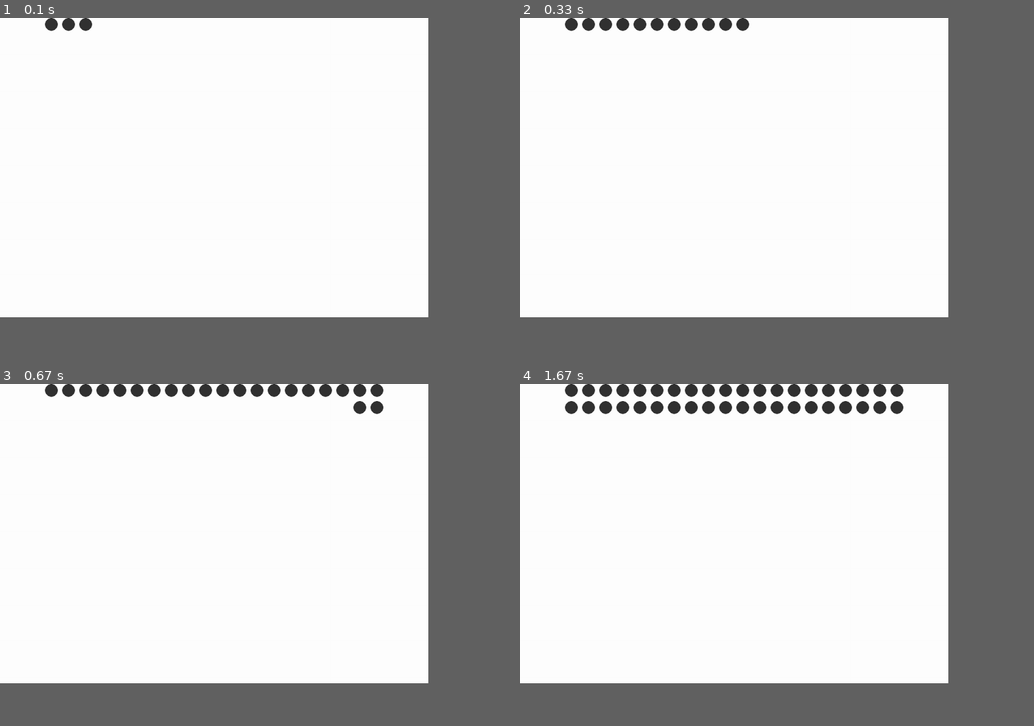
Above: before the commit, frames 1-4 (two rows, left to right).
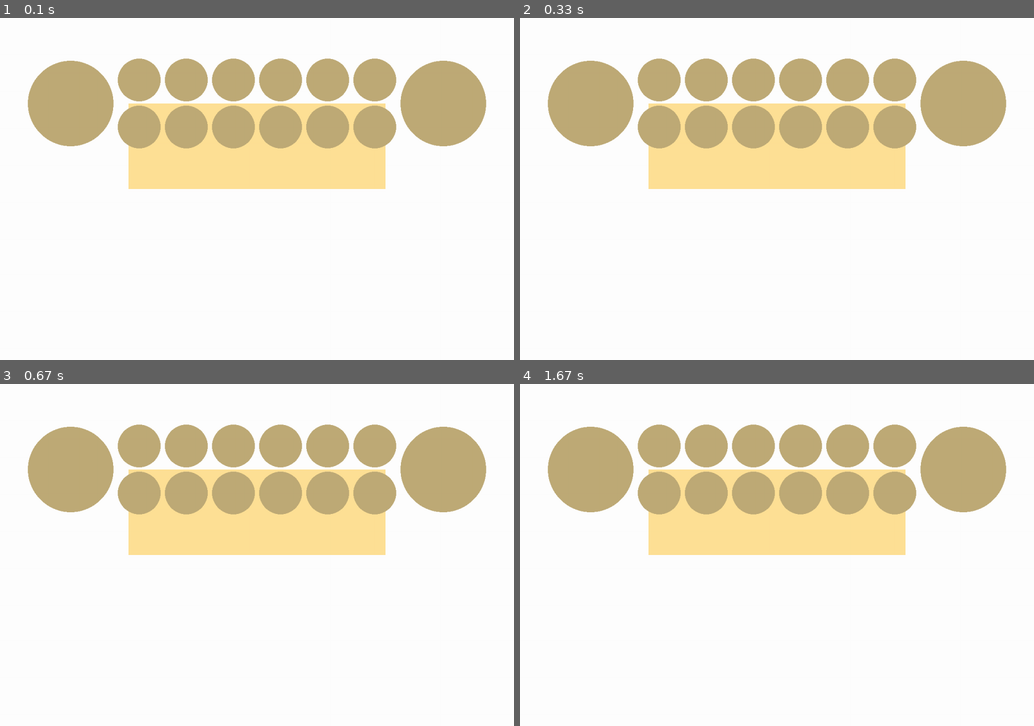
Above: after the commit, the same moments.

Repository: AlpacaDude22/pygame_mancala
Game: pygame game, started from src/game.py
Same seed, same stepped clock (60 frames per second), same inputs: the game is played once before the commit and once after it.
Inputs:
- Up to frame 1 (0.1 s): no input
- Up to frame 2 (0.33 s): no input
- Up to frame 3 (0.67 s): no input
- Up to frame 4 (1.67 s): no input
In our replay, the window is 750x525 before the commit and 900x600 after it. These sizes can differ from the game's own. Grey fills any space a smaller window leaves; there, only what the larger window draws over its background counts as a difference.

The runs differ from the first frame. In frame 1, 25% of the frame differs, in the area x 5-95%, y 0-50%; in frame 2, 25%; in frame 3, 26%; in frame 4, 28%.

Commit message:
started board surface

Diff:
--- a/src/game.py
+++ b/src/game.py
@@ -8,32 +8,21 @@
 
 pygame.init()
 
-WINDOW_W, WINDOW_H = 1000, 700
+WINDOW_W, WINDOW_H = 1200, 800
 WHITE = (255, 255, 255)
-PIT_SPACING = 10
-PIT_RADIUS = 15
-NUM_OF_COLUMNS = 20 #TODO MIN 1
+SCALE = 10
+PIT_SPACING = 1 * SCALE
+PIT_RADIUS = 5 * SCALE
+NUM_OF_COLUMNS = 6 #TODO MIN 1
 
 window = pygame.display.set_mode((WINDOW_W, WINDOW_H))
 pygame.display.set_caption("LAN Mancala")
 
 window.fill(WHITE)
+
+board = mancala.board.Board(window, 0, 200, SCALE, NUM_OF_COLUMNS) #(0, 0) is the center of the screen
+board.draw_board()
 pygame.display.flip()
-
-mancala.board.Board(window, 0, 0, PIT_RADIUS, PIT_SPACING, NUM_OF_COLUMNS)
-
-
-
-
-
-
-
-
-
-
-
-
-
 
 
 #GAME LOOP
--- a/src/mancala/board.py
+++ b/src/mancala/board.py
@@ -3,36 +3,57 @@
 from . import pit
 
 class Board:
-    COLOR = (50, 50, 50)
+    BROWN_BOARD = (255, 225, 150)
 
-
-    def __init__(self, window, pos_x, pos_y, pit_radius, pit_spacing, columns): #TODO:make columns and pit_spacing optional with default being 6
+    def __init__(self, window, pos_x, pos_y, scale, columns): #TODO:make columns and pit_spacing optional with default being 6
         self.window = window
         self.pos_x = pos_x
         self.pos_y = pos_y
-        self.pit_radius = pit_radius
+        self.scale = scale
+        self.pit_radius = scale * 5
+        self.pit_spacing = scale * 1
         self.columns = columns
 
+    def draw_board(self):
         ANIMATE_TIME_STEP = 0.03
+        window_w = self.window.get_width()
+        window_h = self.window.get_height()
+
+
+        #Draw board surface
+        rect = (window_w/2 - self.pos_x - (self.pit_radius * self.columns), window_h/2 - self.pos_y, self.pit_radius * self.columns * 2, 200)
+        pygame.draw.rect(self.window, self.BROWN_BOARD, rect)
+
         #Draw Pits
-        window_w = window.get_width()
-        window_h = window.get_height()
+        _pit_x = (window_w/2 - ((self.pit_radius * (self.columns - 1)) + (((self.columns -1)/2) * self.pit_spacing)))
+        _pit_y = (window_h/2) - self.pos_y
+        _bank_spacing = window_w/2 - ((self.pit_radius * (self.columns - 1)) + (((self.columns -1)/2) * self.pit_spacing))
 
-        _pit_spacing = window_w/2 - ((pit_radius * (columns - 1)) + (((columns -1)/2) * pit_spacing))
-        _bank_spacing = window_w/2 - ((pit_radius * (columns - 1)) + (((columns -1)/2) * pit_spacing))
-        for pit_count in range(0, columns):
-            time.sleep(ANIMATE_TIME_STEP)
+        #Draw top row
+        for pit_count in range(0, self.columns):
+            #time.sleep(ANIMATE_TIME_STEP)
 
-            pit.Pit(window, _pit_spacing, pit_radius , pit_radius)
-            _pit_spacing = _pit_spacing + (pit_radius * 2) + pit_spacing
+            pit.Pit(self.window, _pit_x, (_pit_y - self.pit_radius - (self.pit_spacing/2)), self.pit_radius)
+            _pit_x = _pit_x + (self.pit_radius * 2) + self.pit_spacing
 
-            pygame.display.flip()
+            #pygame.display.flip()
 
-        _pit_spacing = _pit_spacing - ((pit_radius * 2) + pit_spacing)
-        for pit_count in range(0, columns):
-            time.sleep(ANIMATE_TIME_STEP)
+        #Draw Bank Right
+        _bank_radius = self.pit_radius * 2
+        pit.Pit(self.window, _pit_x + self.pit_radius, _pit_y, _bank_radius)
 
-            pit.Pit(window, _pit_spacing, pit_radius + (pit_radius * 2) + pit_spacing, pit_radius)
-            _pit_spacing = _pit_spacing - ((pit_radius * 2) + pit_spacing)
+        #Draw bottom row
+        _pit_x = _pit_x - ((self.pit_radius * 2) + self.pit_spacing)
+        for pit_count in range(0, self.columns):
+            #time.sleep(ANIMATE_TIME_STEP)
 
-            pygame.display.flip()
+            pit.Pit(self.window, _pit_x, (_pit_y + self.pit_radius + (self.pit_spacing/2)), self.pit_radius)
+            _pit_x = _pit_x - ((self.pit_radius * 2) + self.pit_spacing)
+
+            #pygame.display.flip()
+
+        #Draw Bank Right
+        _bank_radius = self.pit_radius * 2
+        pit.Pit(self.window, _pit_x - self.pit_radius, _pit_y, _bank_radius)
+
+        #pygame.display.flip()
--- a/src/mancala/pit.py
+++ b/src/mancala/pit.py
@@ -1,7 +1,7 @@
 import pygame
 
 class Pit:
-    COLOR = (50, 50, 50)
+    COLOR = (191, 171, 119)
 
 
     def __init__(self, window, pos_x, pos_y, radius):
Not shown, added: media/ding-sound-effect_2.mp3
